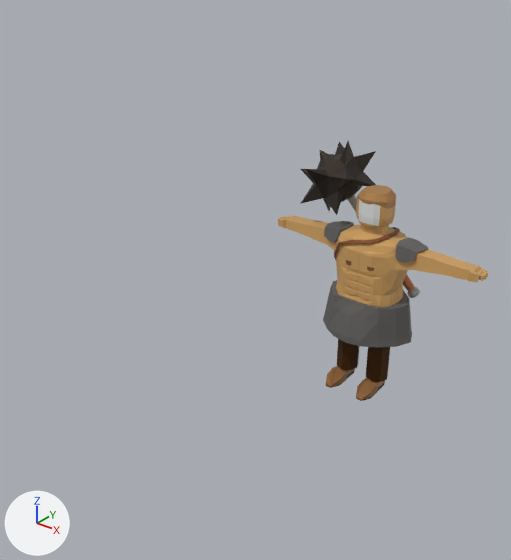
Two versions of the Blender file models/base_game/tdecorations/palm_tree.blend, one commit apart.
Both versions are drawn from a camera (50 mm lens) standing at (2.87, -3.14, 3.93) and looking at (-0.16, 0.64, 1.59). The lights are fixed; the arrows at lower left show +X, +Y and +Z. The older version comes first. Mesh edges are drawn as thin lines on the coarser meshes.

Names of what the first picture shows: 'FredericTheFearless.007'.
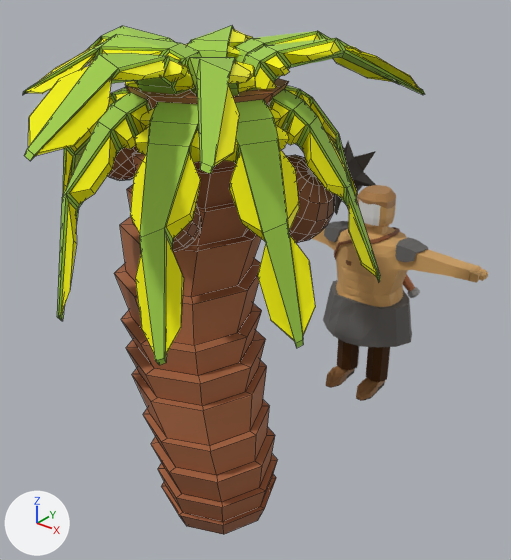
Pixel boxes (x1, y1, x2, y2) of what changed, in the pictures (511 x 560 px):
'PalmTree', added: after (23, 25, 425, 534)

Edits to the bpy script that builds the scene:
```text
Add me_plane:
    me_plane.from_pydata(...)  # 1986 vertices, 2022 faces; spans x -1.51..0.98, y -1.36..1.29, z 0.0..3.41
    me_plane.materials.append(mat_basepalette_001)  # picture img_base_palette_png_001
Add ob_palmtree:
    ob_palmtree = bpy.data.objects.new('PalmTree', me_plane)
    ob_palmtree.location = (0.0, 0.0, 0.0)
```
